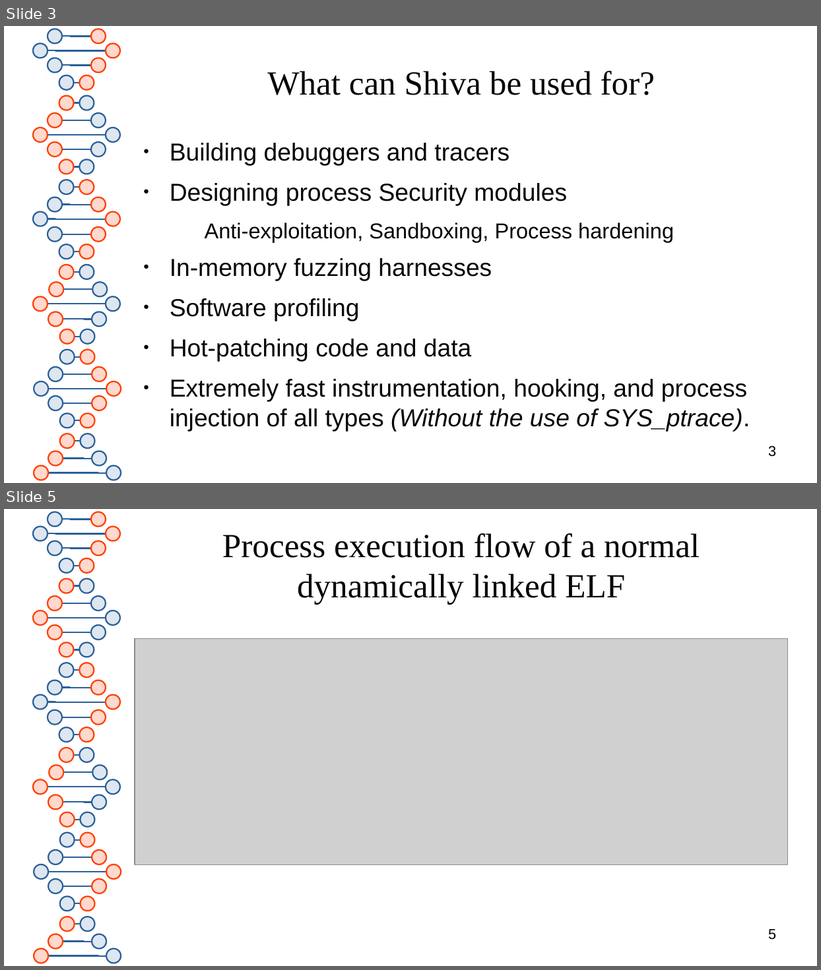
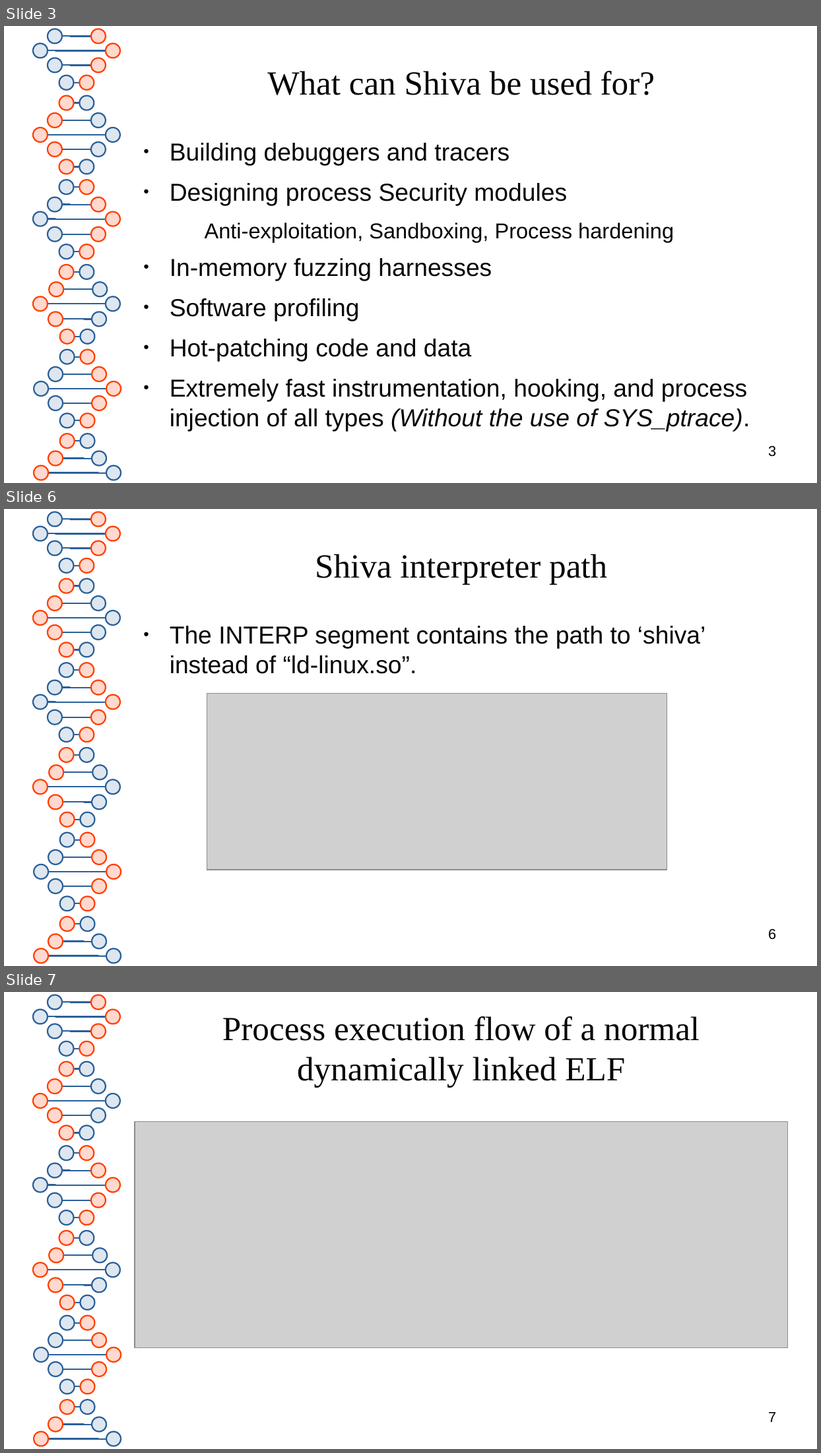
Before and after one commit to advanced-microcode-patching/shiva, a slide deck: presentation/shiva_runtime.odp. Shown one above the other, each under a label of ours: slides 3 and 5 before the commit, slides 3, 6 and 7 after it; the slides between them are not shown. The pictures are 821x970 and 821x1453 pixels, drawn with LibreOffice and Linux fonts; fonts in the diff are those of the drawing; grey boxes stand for pictures. Boxes give left, top, right and bottom in pixels: in the first picture for what was removed or moved away, otherwise in the second. Text is boxed around its words. In the diff, an @@ line names an element or a change of style, - is before the commit and + after.

```diff
--- a/presentation/shiva_runtime.odp
+++ b/presentation/shiva_runtime.odp
@@ slide 6 added at (x1=4, y1=509, x2=817, y2=966), background #FFFFFF; not listed: 81 template elements that a slide beside it also shows @@
@@ title added at (x1=315, y1=554, x2=607, y2=584), 33 pt, text #050505 @@
+Shiva interpreter path
@@ text added at (x1=170, y1=626, x2=706, y2=674), 24 pt, text #050505 @@
+● The INTERP segment contains the path to ‘shiva’ instead of “ld-linux.so”.
@@ picture added at (x1=207, y1=693, x2=667, y2=871) @@
@@ page number added at (x1=768, y1=929, x2=776, y2=940), 14 pt, text #000000 @@
+6
@@ what was slide 5 is now slide 7 @@
@@ page number at (x1=768, y1=1412, x2=776, y2=1422): text changed @@
-5
+7
```
Also in this commit, not shown: 1 slide changed, 1 other slide added, 3 other files.
